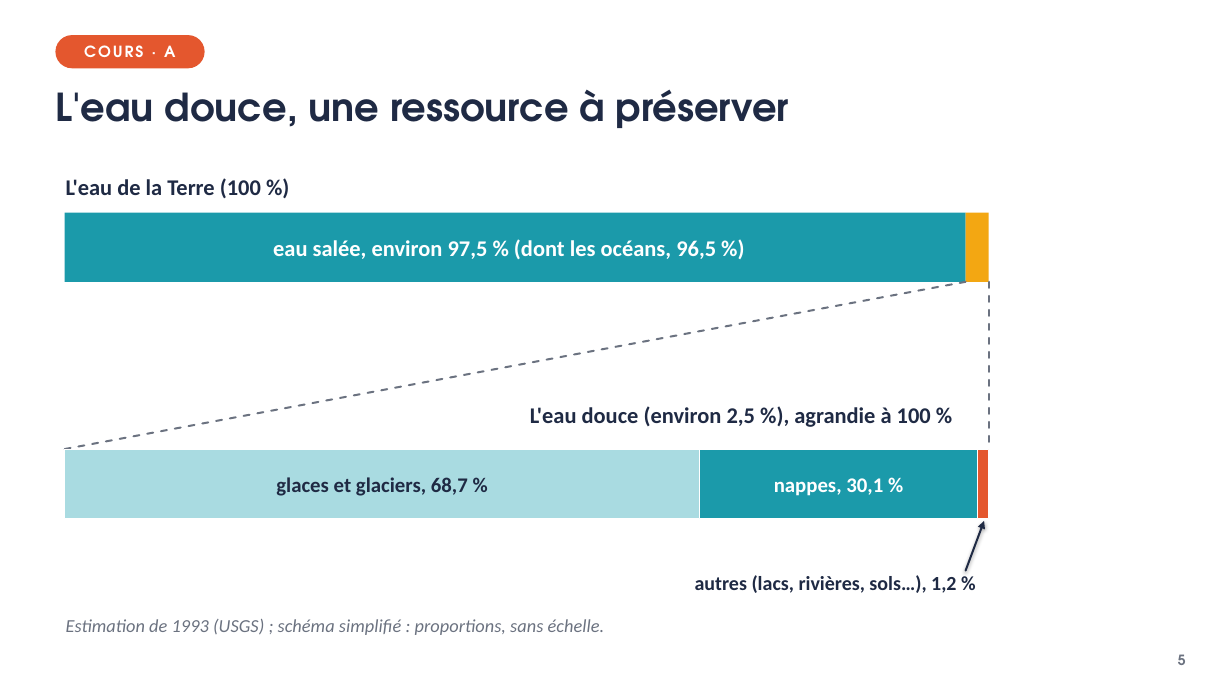
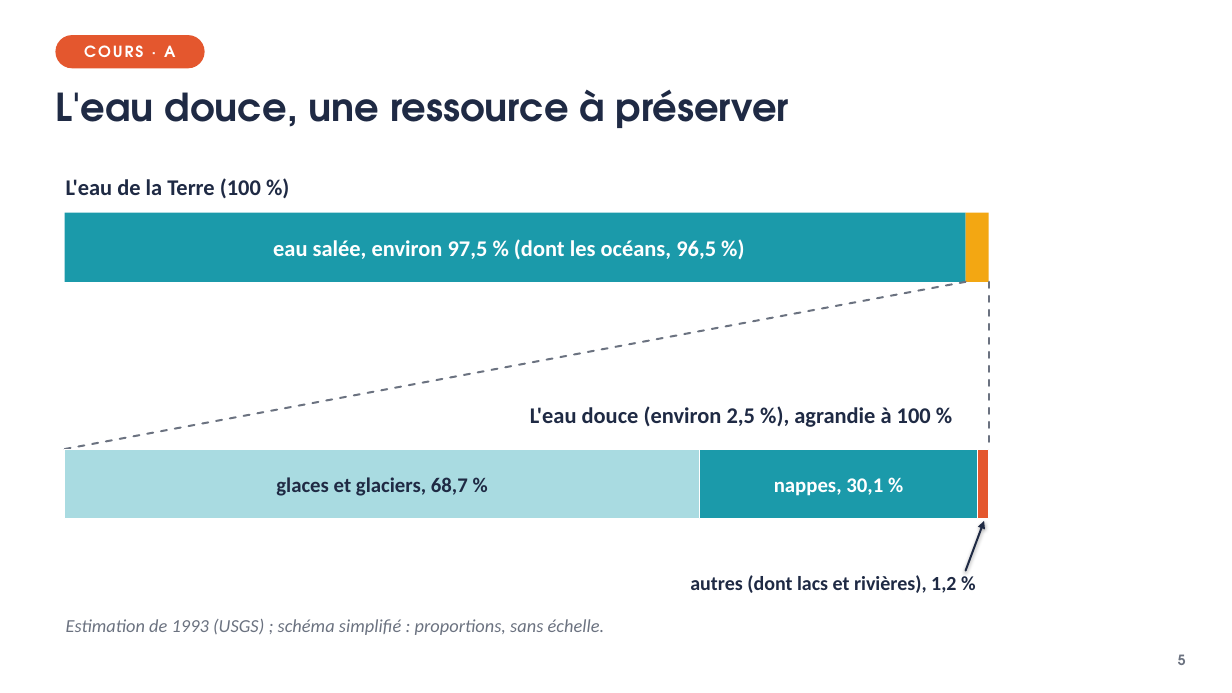
Before and after one commit to VinceIXIV/SVT-cour, a slide deck: slide 5 of cours/3e/S18-l-eau-et-les-sols-des-ressources-a-preserver/3e-S18-diaporama.pptx. Drawn at 1232x693 pixels with LibreOffice and Linux fonts; fonts in the diff are those of the drawing. Boxes give left, top, right and bottom in pixels: in the first picture for what was removed or moved away, otherwise in the second. Text is boxed around its words. In the diff, an @@ line names an element or a change of style, - is before the commit and + after.

```diff
--- a/cours/3e/S18-l-eau-et-les-sols-des-ressources-a-preserver/3e-S18-diaporama.pptx
+++ b/cours/3e/S18-l-eau-et-les-sols-des-ressources-a-preserver/3e-S18-diaporama.pptx
@@ text at [690, 575, 956, 593]: text changed @@
-autres (lacs, rivières, sols…), 1,2 %
+autres (dont lacs et rivières), 1,2 %
```
Also in this commit, not shown: 1 other slide changed, 8 other files.
